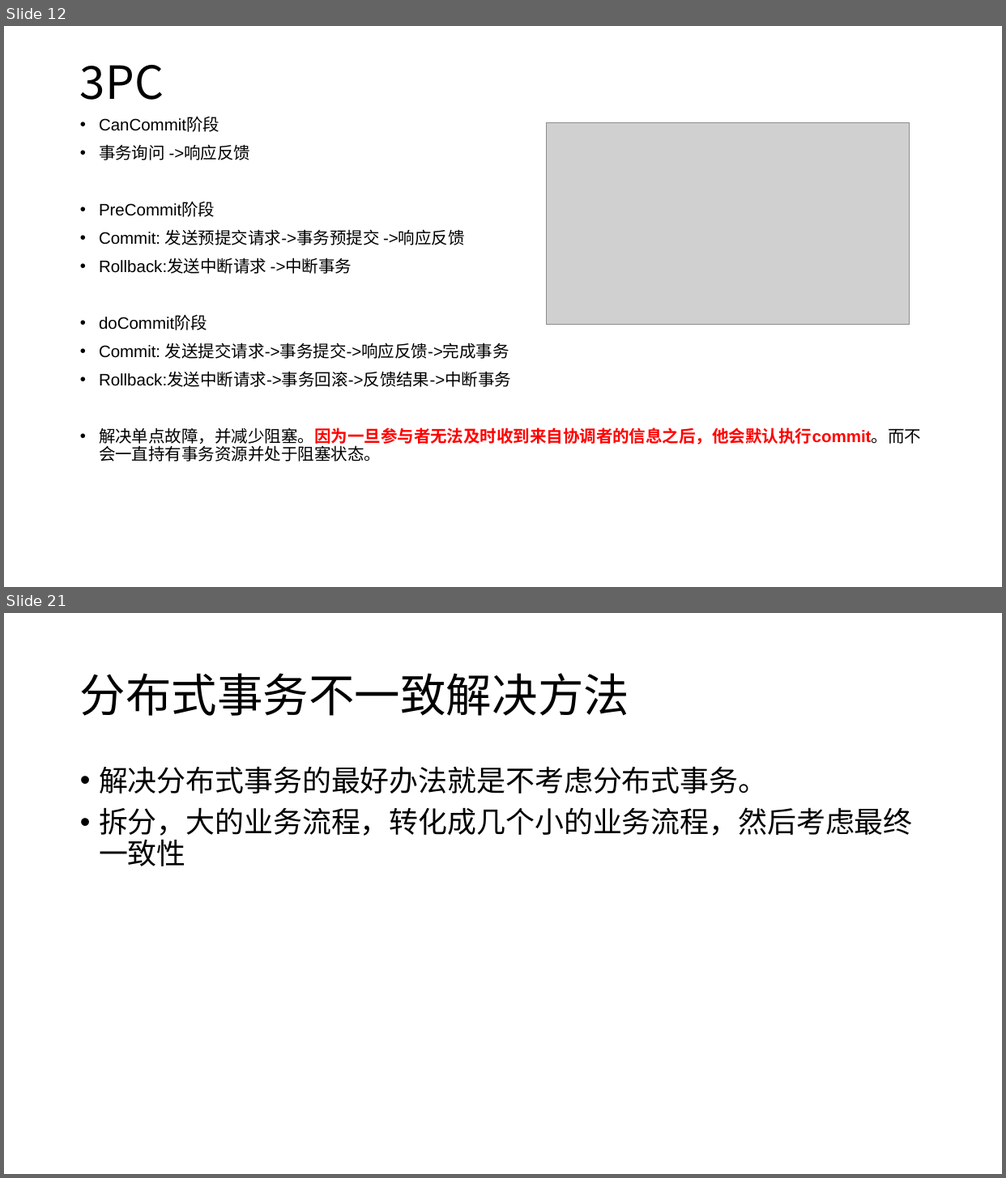
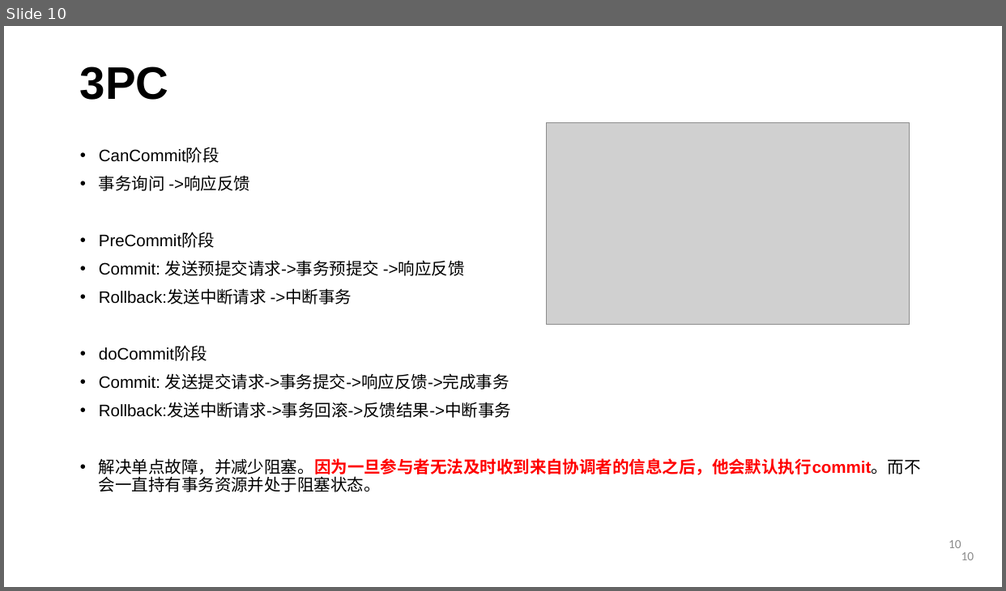
Before and after one commit to courage89/xa_presentation, a slide deck: 分布式事务.pptx. Shown one above the other, each under a label of ours: slides 12 and 21 before the commit, slide 10 after it; the slides between them are not shown. The pictures are 1006x1178 and 1006x591 pixels, drawn with LibreOffice and Linux fonts; fonts in the diff are those of the drawing; grey boxes stand for pictures; background and template pictures are left out. Boxes give left, top, right and bottom in pixels: in the first picture for what was removed or moved away, otherwise in the second. Text is boxed around its words. In the diff, an @@ line names an element or a change of style, - is before the commit and + after.

Commit message:
分布式事务ppt

```diff
--- a/分布式事务.pptx
+++ b/分布式事务.pptx
@@ slide 21 removed at bbox=[4, 613, 1002, 1174], background #FFFFFF @@
@@ title removed at bbox=[80, 673, 629, 716] @@
-分布式事务不一致解决方法
@@ text removed at bbox=[99, 766, 913, 867] @@
-• 解决分布式事务的最好办法就是不考虑分布式事务。
-• 拆分，大的业务流程，转化成几个小的业务流程，然后考虑最终一致性
@@ what was slide 12 is now slide 10 @@
@@ slide 10 changed as well @@
@@ title "3PC" at bbox=[80, 66, 169, 100]: font Noto Sans CJK SC to Arial, bold on; vertical alignment middle to top @@
@@ text "CanCommit阶段": place and size @@
-text "CanCommit阶段" at bbox=[99, 118, 921, 462]
+text "CanCommit阶段" at bbox=[99, 148, 921, 493]
@@ page number added at bbox=[948, 540, 961, 548], 12 pt, text #8C8C8C @@
+10
@@ page number added at bbox=[961, 552, 974, 561], 12 pt, text #8C8C8C @@
+10
```
Also in this commit, not shown: 11 other slides changed, 4 slides added, 9 other slides removed.
